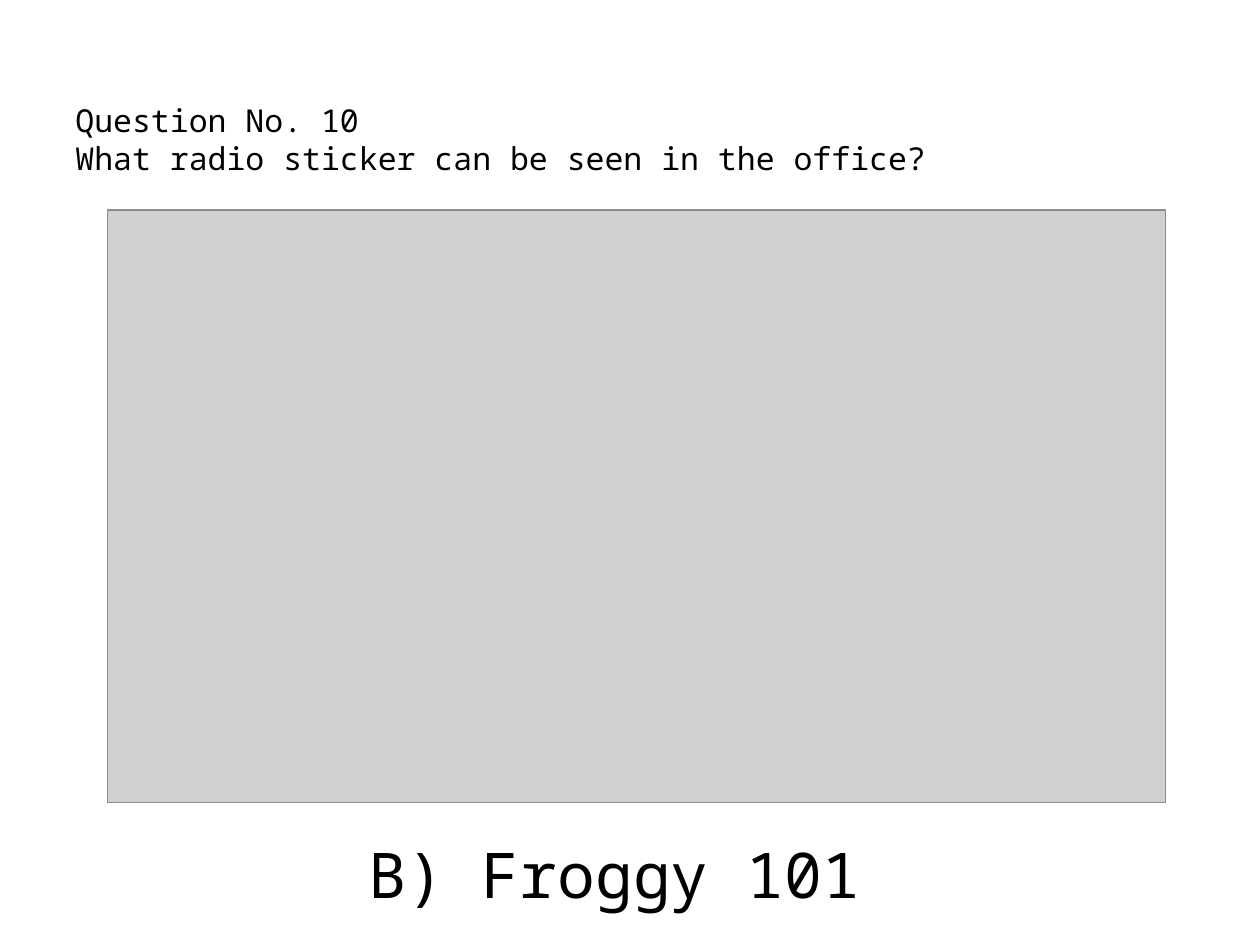
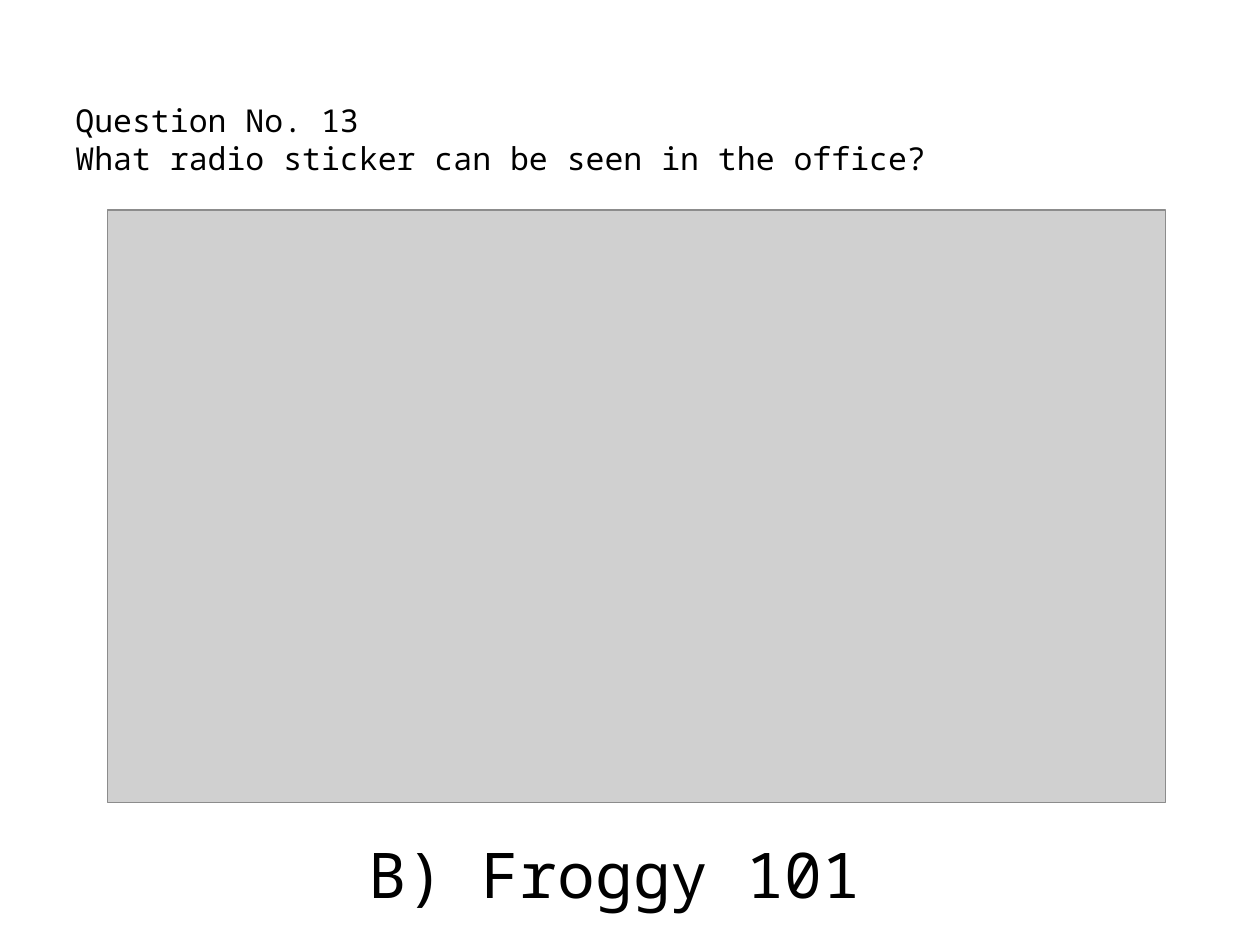
Before and after one commit to abartoha/quiz, a slide deck: slide 27 of The Office/The Office.pptx (slide 21 before the commit). Drawn at 1260x945 pixels with LibreOffice and Linux fonts; fonts in the diff are those of the drawing; grey boxes stand for pictures; background and template pictures are left out. Boxes give left, top, right and bottom in pixels: in the first picture for what was removed or moved away, otherwise in the second. Text is boxed around its words. In the diff, an @@ line names an element or a change of style, - is before the commit and + after.

```diff
--- a/The Office/The Office.pptx
+++ b/The Office/The Office.pptx
@@ text at [75,108,359,138]: text changed @@
-Question No. 10
+Question No. 13
```
Also in this commit, not shown: 1 other slide changed, 6 slides added, 3 other files.
